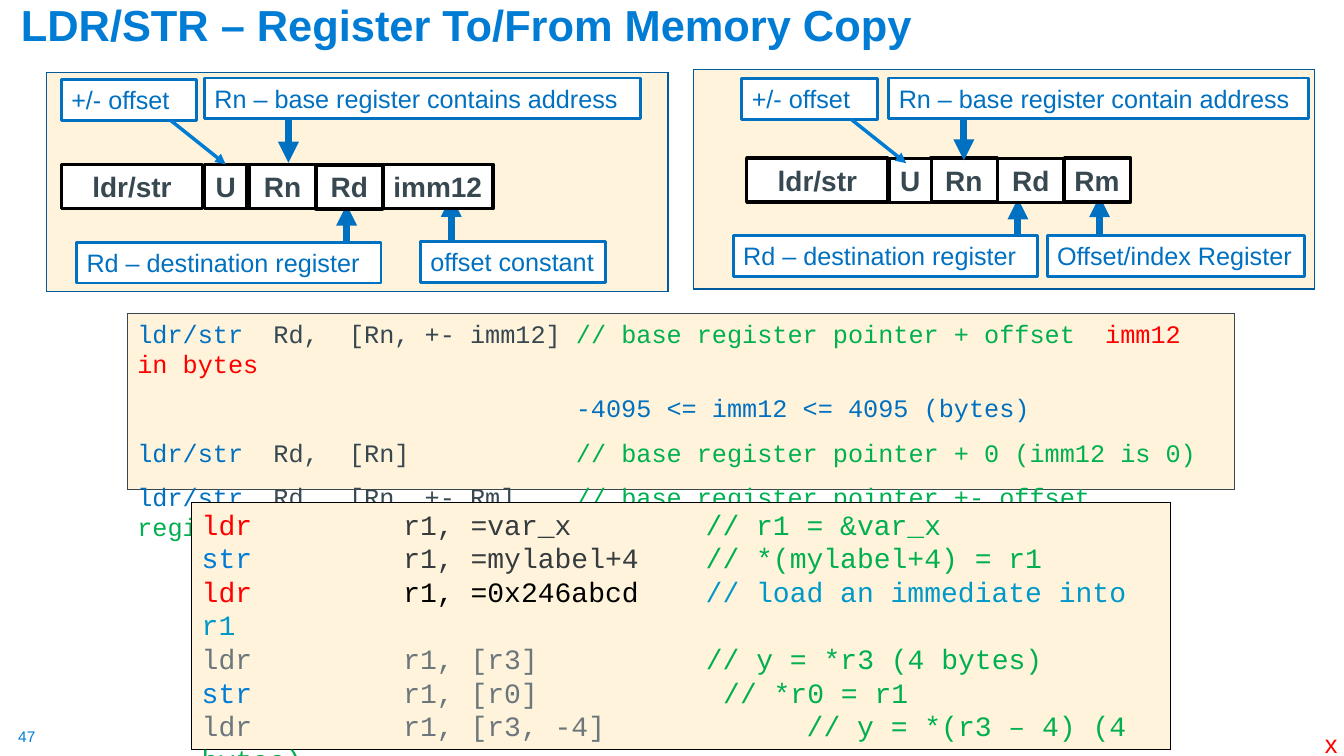
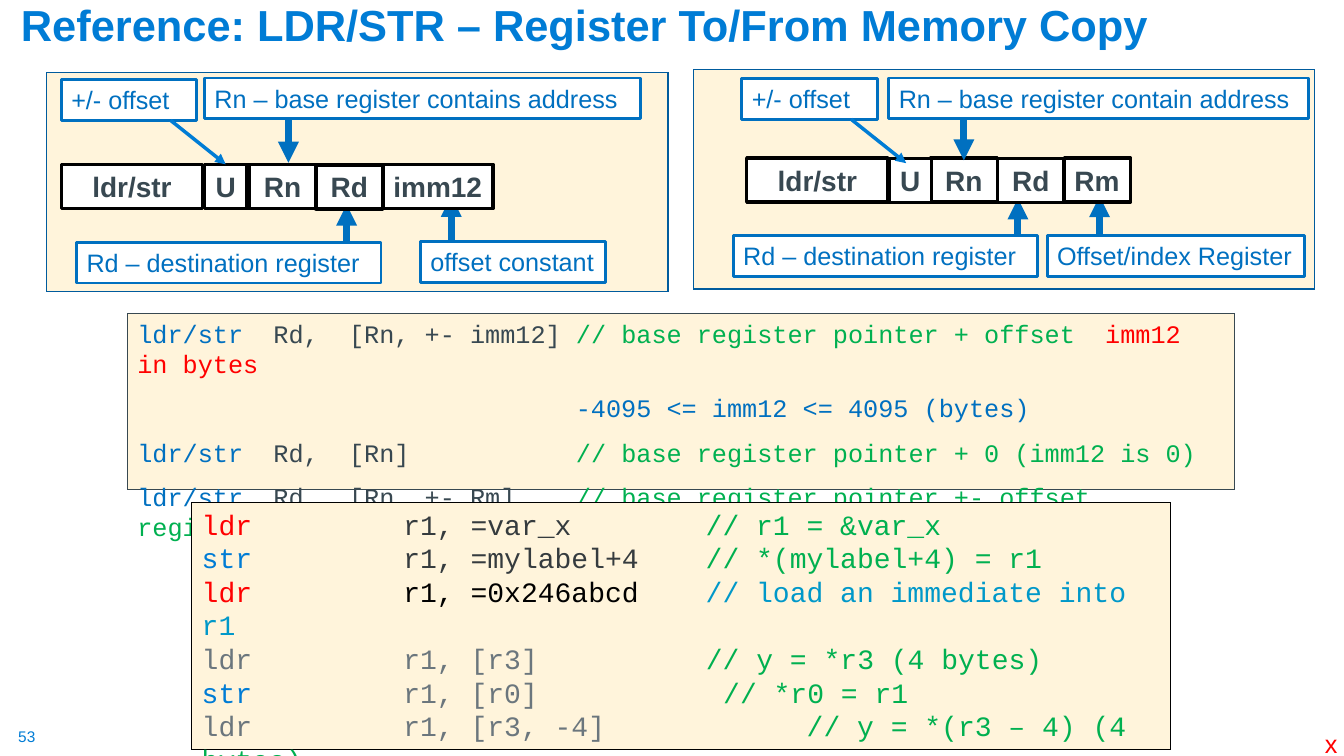
Before and after one commit to cse30-sp24/Muller-Slides, a slide deck: slide 53 of 06-Arm-Part3.pptx (slide 47 before the commit). Drawn at 1344x756 pixels with LibreOffice and Linux fonts; fonts in the diff are those of the drawing. Boxes give left, top, right and bottom in pixels: in the first picture for what was removed or moved away, otherwise in the second. Text is boxed around its words. In the diff, an @@ line names an element or a change of style, - is before the commit and + after.

```diff
--- a/06-Arm-Part3.pptx
+++ b/06-Arm-Part3.pptx
@@ title at (x1=21, y1=9, x2=1147, y2=49): text changed @@
-LDR/STR – Register To/From Memory Copy
+Reference: LDR/STR – Register To/From Memory Copy
@@ page number at (x1=18, y1=731, x2=35, y2=742): text changed @@
-47
+53
```
Also in this commit, not shown: 9 other slides changed, 12 slides added, 1 other file.
